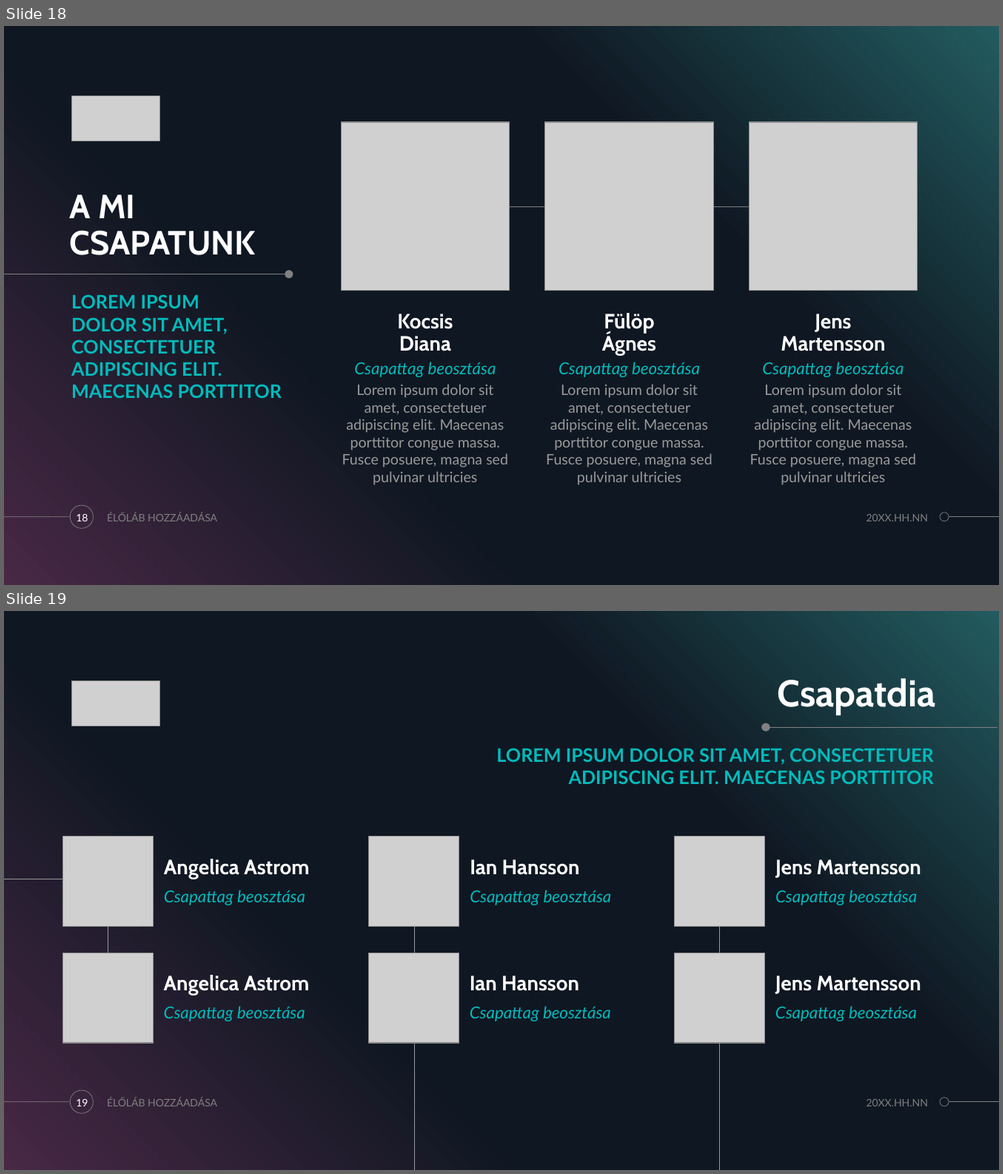
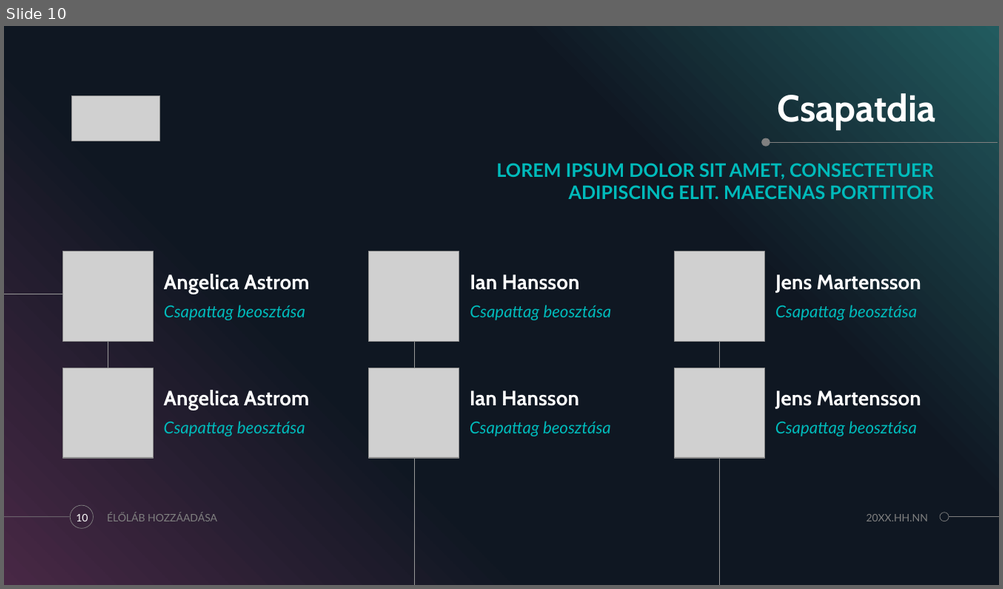
Before and after one commit to zamboilles21/terfelszinszamitas, a slide deck: documentation/PPT/TerFelSzoft.pptx. Shown one above the other, each under a label of ours: slides 18 and 19 before the commit, slide 10 after it. The pictures are 1003x1174 and 1003x589 pixels, drawn with LibreOffice and Linux fonts; fonts in the diff are those of the drawing; grey boxes stand for pictures. Boxes give left, top, right and bottom in pixels: in the first picture for what was removed or moved away, otherwise in the second. Text is boxed around its words. In the diff, an @@ line names an element or a change of style, - is before the commit and + after.

```diff
--- a/documentation/PPT/TerFelSzoft.pptx
+++ b/documentation/PPT/TerFelSzoft.pptx
@@ slide 18 removed at (4, 26, 999, 585), background #000000; not listed: 5 template elements that a slide beside it also shows @@
@@ picture removed at (72, 96, 160, 141) @@
@@ picture removed at (341, 122, 510, 291) @@
@@ picture removed at (545, 122, 714, 291) @@
@@ picture removed at (748, 122, 917, 291) @@
@@ title removed at (70, 195, 256, 255) @@
-A MI
-CSAPATUNK
@@ line removed from (510, 207) to (545, 207) @@
@@ line removed from (714, 207) to (749, 207) @@
@@ line removed from (4, 275) to (289, 275) @@
@@ ellipse removed at (284, 270, 293, 278) @@
@@ text removed at (71, 295, 282, 398) @@
-LOREM IPSUM
-DOLOR SIT AMET, CONSECTETUER ADIPISCING ELIT. MAECENAS PORTTITOR
@@ text removed at (397, 314, 452, 352) @@
-Kocsis
-Diana
@@ text removed at (602, 313, 656, 356) @@
-Fülöp
-Ágnes
@@ text removed at (780, 314, 885, 352) @@
-Jens
-Martensson
@@ text removed at (354, 362, 496, 378) @@
-Csapattag beosztása
@@ text removed at (558, 362, 700, 378) @@
-Csapattag beosztása
@@ text removed at (762, 362, 904, 378) @@
-Csapattag beosztása
@@ text removed at (342, 384, 508, 486) @@
-Lorem ipsum dolor sit amet, consectetuer adipiscing elit. Maecenas porttitor congue massa. Fusce posuere, magna sed pulvinar ultricies
@@ text removed at (546, 384, 712, 486) @@
-Lorem ipsum dolor sit amet, consectetuer adipiscing elit. Maecenas porttitor congue massa. Fusce posuere, magna sed pulvinar ultricies
@@ text removed at (750, 384, 916, 486) @@
-Lorem ipsum dolor sit amet, consectetuer adipiscing elit. Maecenas porttitor congue massa. Fusce posuere, magna sed pulvinar ultricies
@@ text removed at (107, 512, 217, 522) @@
-ÉLŐLÁB HOZZÁADÁSA
@@ page number removed at (76, 514, 88, 522) @@
-18
@@ text removed at (866, 514, 928, 522) @@
-20XX.HH.NN
@@ what was slide 19 is now slide 10 @@
@@ page number at (76, 514, 88, 522): text changed @@
-19
+10
```
Also in this commit, not shown: 3 slides changed, 4 slides added, 13 other slides removed, 2 other files.
